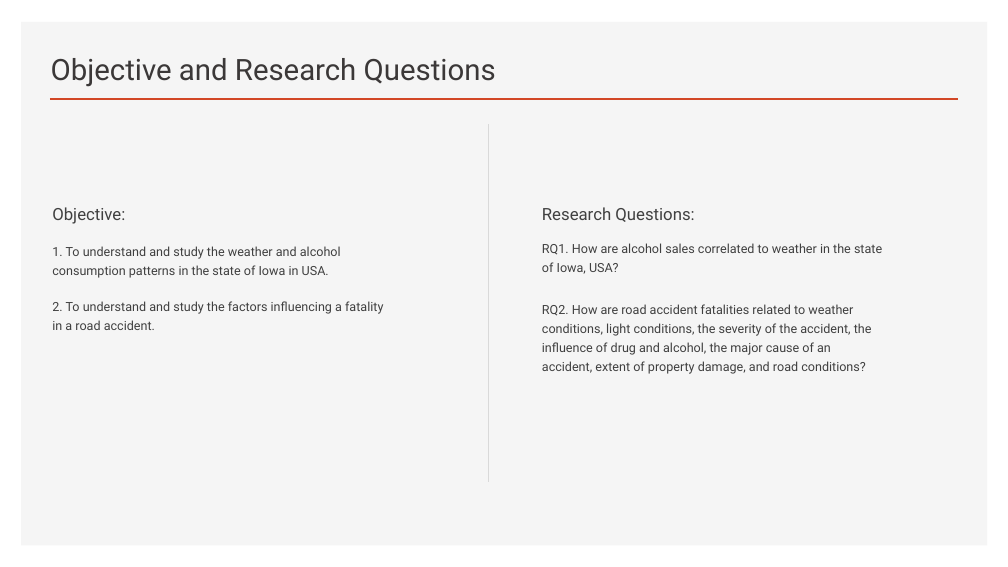
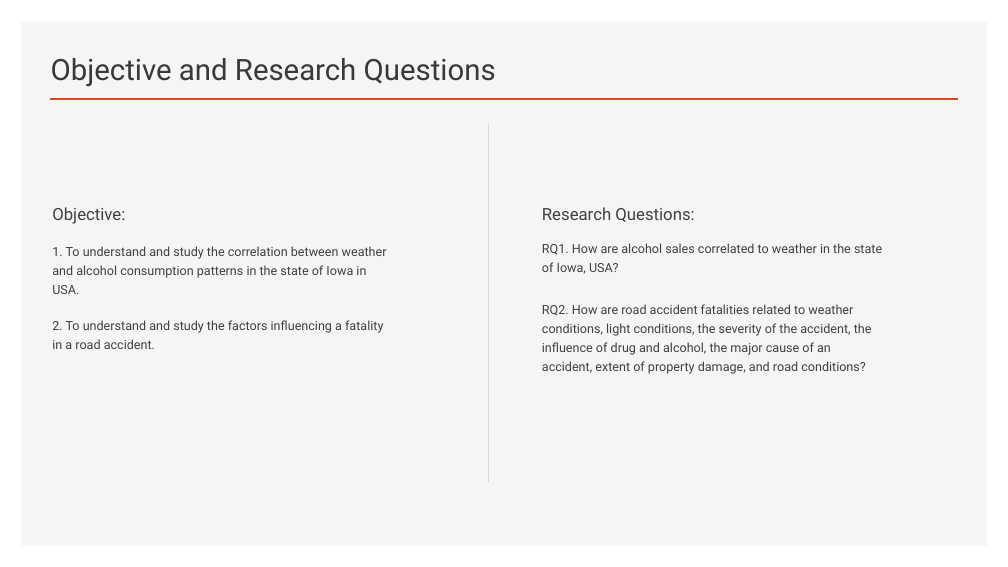
Before and after one commit to sab3r-ncirl/dmml1, a slide deck: slide 2 of Data Mining and Machine Learning - Final Presentation.pptx. Drawn at 1008x567 pixels with LibreOffice and Linux fonts; fonts in the diff are those of the drawing. Boxes give left, top, right and bottom in pixels: in the first picture for what was removed or moved away, otherwise in the second. Text is boxed around its words. In the diff, an @@ line names an element or a change of style, - is before the commit and + after.

Commit message:
Final Presentation

```diff
--- a/Data Mining and Machine Learning - Final Presentation.pptx
+++ b/Data Mining and Machine Learning - Final Presentation.pptx
@@ text at (x1=52, y1=246, x2=387, y2=294): text changed @@
-1. To understand and study the weather and alcohol consumption patterns in the state of Iowa in USA.
+1. To understand and study the correlation between weather and alcohol consumption patterns in the state of Iowa in USA.
```
Also in this commit, not shown: 1 other file.
